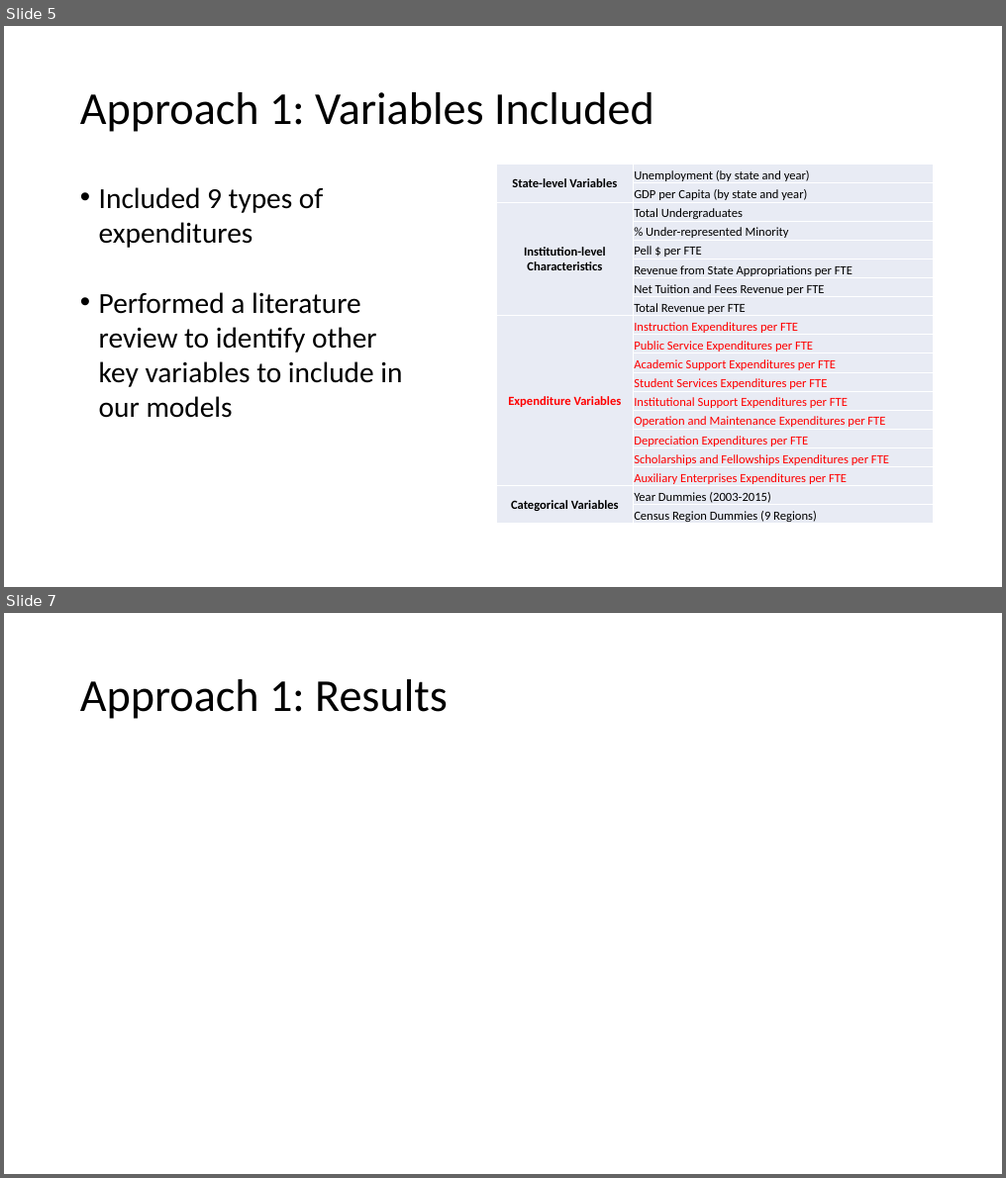
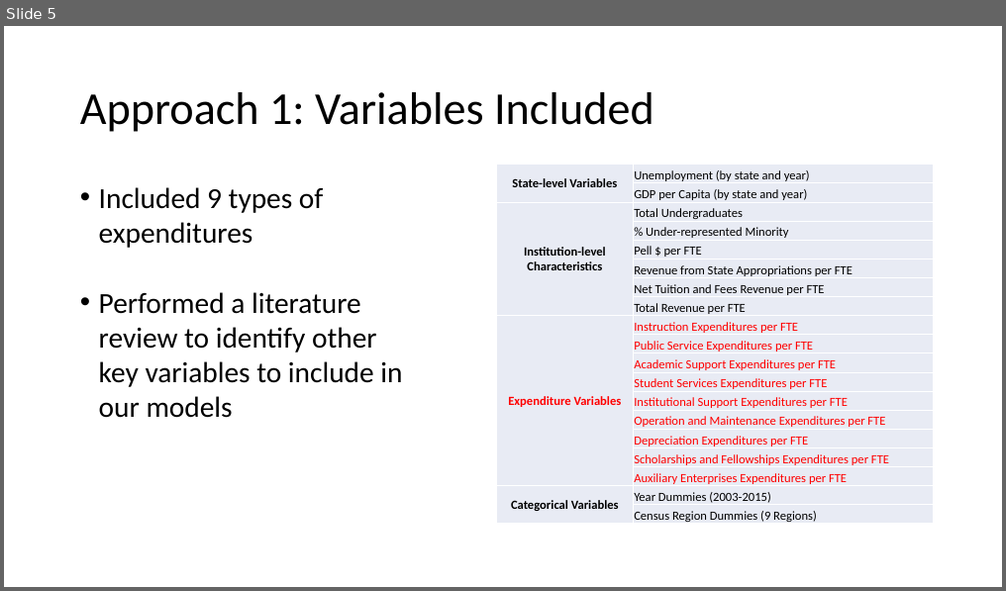
Before and after one commit to duncan-clark/DeltaCostProject_DataAnalysis, a slide deck: reports/18_03_13 Presentation.pptx. Shown one above the other, each under a label of ours: slides 5 and 7 before the commit, slide 5 after it; the slides between them are not shown. The pictures are 1006x1178 and 1006x591 pixels, drawn with LibreOffice and Linux fonts; fonts in the diff are those of the drawing. Boxes give left, top, right and bottom in pixels: in the first picture for what was removed or moved away, otherwise in the second. Text is boxed around its words. In the diff, an @@ line names an element or a change of style, - is before the commit and + after.

```diff
--- a/reports/18_03_13 Presentation.pptx
+++ b/reports/18_03_13 Presentation.pptx
@@ slide 7 removed at [4,613,1002,1174], background #FFFFFF @@
@@ title removed at [80,679,448,719] @@
-Approach 1: Results
```
Also in this commit, not shown: 1 slide changed, 1 slide added.
